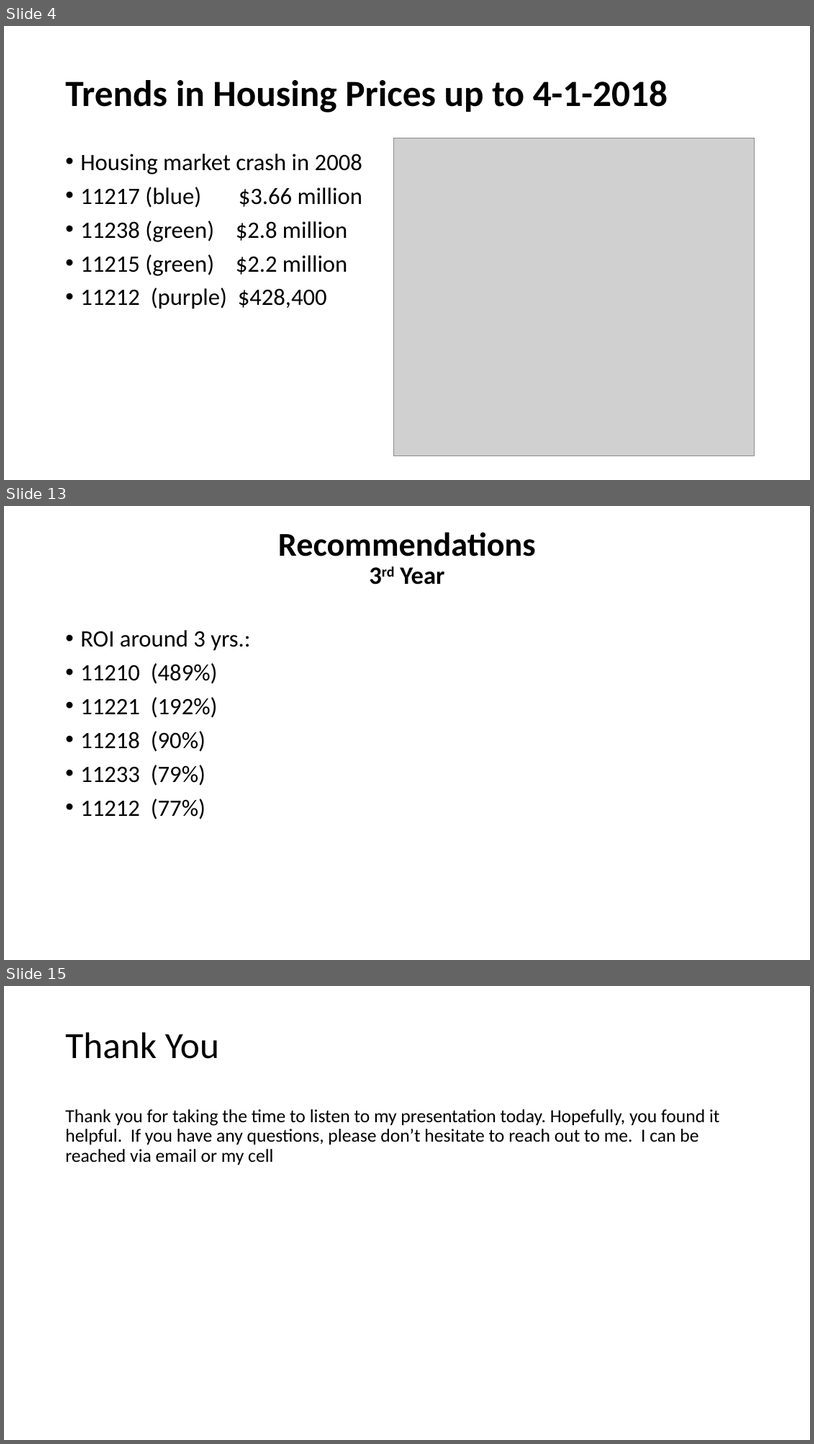
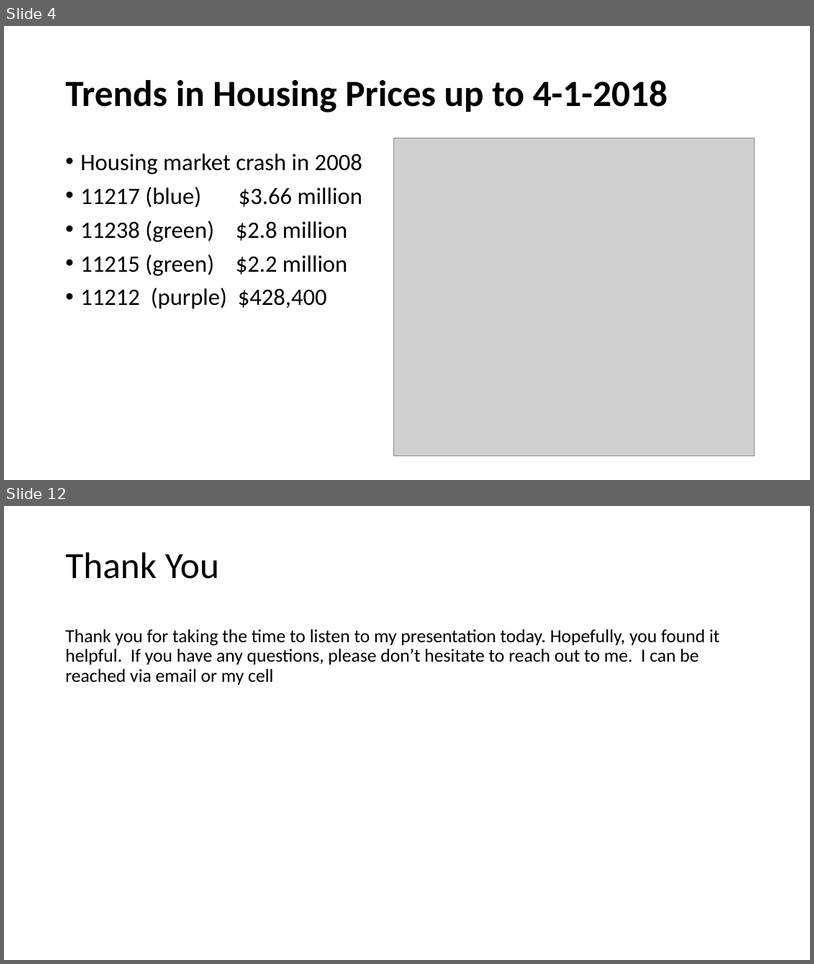
Before and after one commit to davidrtorres/Model-4-Brooklyn-Real-Estate-Investment, a slide deck: zillow_ts.pptx. Shown one above the other, each under a label of ours: slides 4, 13 and 15 before the commit, slides 4 and 12 after it; the slides between them are not shown. The pictures are 814x1444 and 814x964 pixels, drawn with LibreOffice and Linux fonts; fonts in the diff are those of the drawing; grey boxes stand for pictures. Boxes give left, top, right and bottom in pixels: in the first picture for what was removed or moved away, otherwise in the second. Text is boxed around its words. In the diff, an @@ line names an element or a change of style, - is before the commit and + after.

```diff
--- a/zillow_ts.pptx
+++ b/zillow_ts.pptx
@@ slide 13 removed at (4, 506, 810, 960), background #FFFFFF @@
@@ title removed at (278, 532, 536, 584) @@
-Recommendations
-3rd Year
@@ text removed at (80, 630, 250, 819) @@
-• ROI around 3 yrs.:
-• 11210 (489%)
-• 11221 (192%)
-• 11218 (90%)
-• 11233 (79%)
-• 11212 (77%)
@@ what was slide 15 is now slide 12 @@
```
Also in this commit, not shown: 3 slides changed, 4 slides added, 6 other slides removed, 2 other files.
